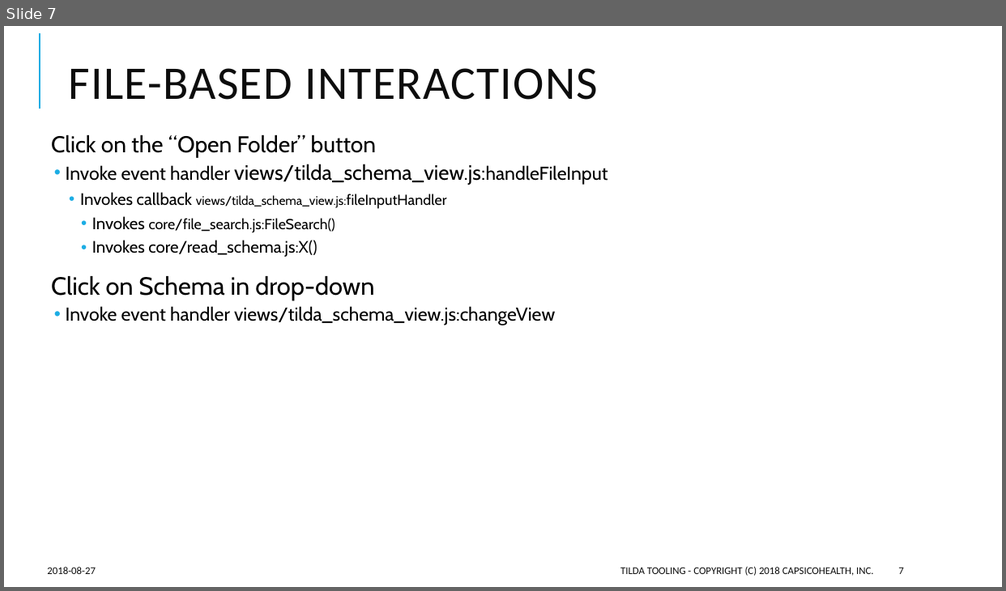
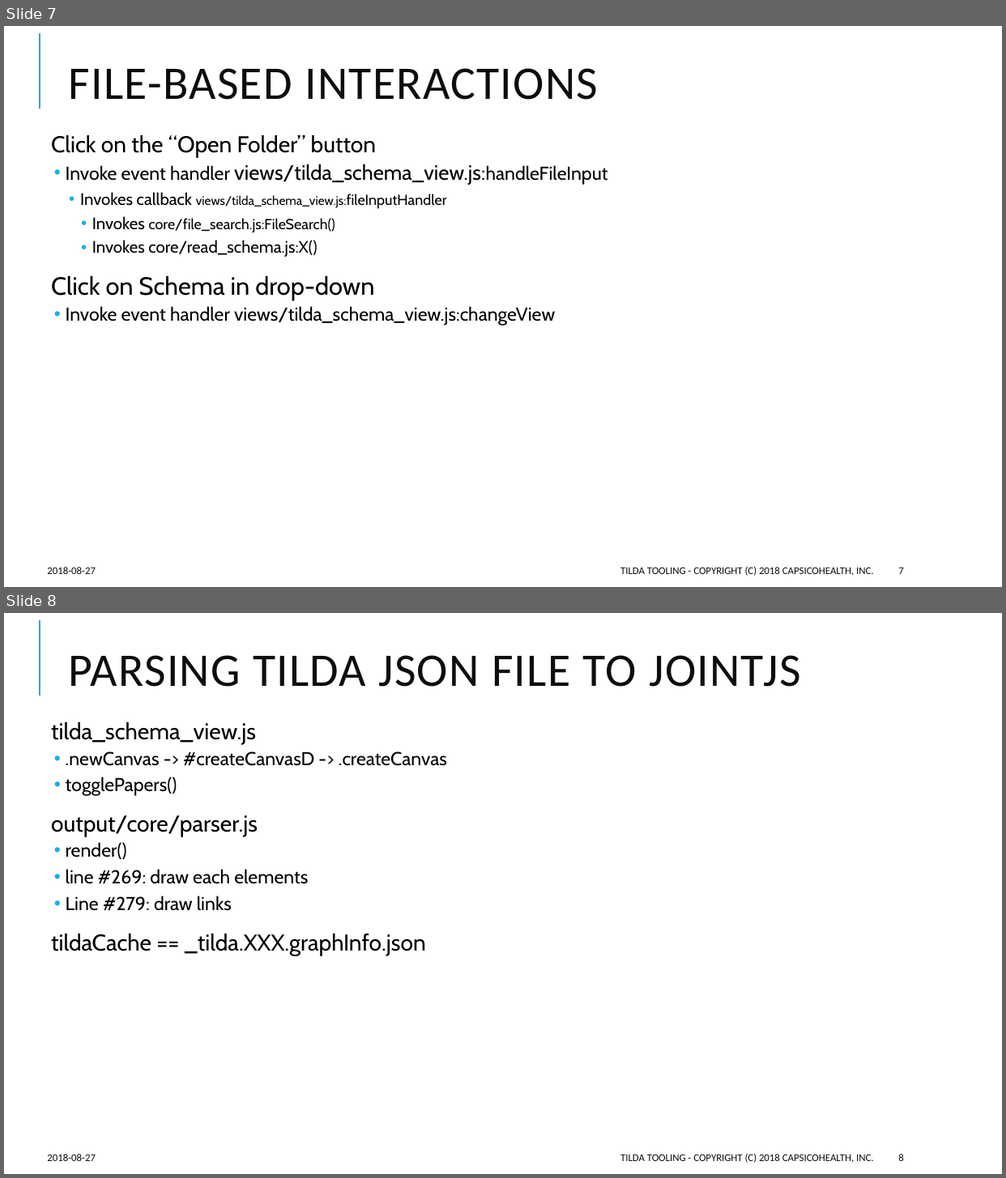
Before and after one commit to CapsicoHealth/Tilda, a slide deck: Tilda Tooling Architcture.pptx. Shown one above the other, each under a label of ours: slide 7 before the commit, slides 7 and 8 after it. The pictures are 1006x591 and 1006x1178 pixels, drawn with LibreOffice and Linux fonts; fonts in the diff are those of the drawing. Boxes give left, top, right and bottom in pixels: in the first picture for what was removed or moved away, otherwise in the second. Text is boxed around its words. In the diff, an @@ line names an element or a change of style, - is before the commit and + after.

```diff
--- a/Tilda Tooling Architcture.pptx
+++ b/Tilda Tooling Architcture.pptx
@@ slide 8 added at (4, 613, 1002, 1174), background #FFFFFF; not listed: 1 template element that a slide beside it also shows @@
@@ title added at (69, 655, 800, 687), 45 pt, text #0D0D0D @@
+PARSING TILDA JSON FILE TO JOINTJS
@@ text added at (51, 722, 447, 956), 18 pt, text #000000 @@
+  tilda_schema_view.js
+  • .newCanvas -> #createCanvasD -> .createCanvas
+  • togglePapers()
+  output/core/parser.js
+  • render()
+  • line #269: draw each elements
+  • Line #279: draw links
+  tildaCache == _tilda.XXX.graphInfo.json
@@ text added at (47, 1154, 96, 1161), 10 pt, text #0D0D0D @@
+2018-08-27
@@ text added at (620, 1153, 873, 1163), 10 pt, text #0D0D0D @@
+TILDA TOOLING - COPYRIGHT (C) 2018 CAPSICOHEALTH, INC.
@@ page number added at (898, 1154, 903, 1161), 10 pt, text #0D0D0D @@
+8
```
Also in this commit, not shown: 5 other files.
